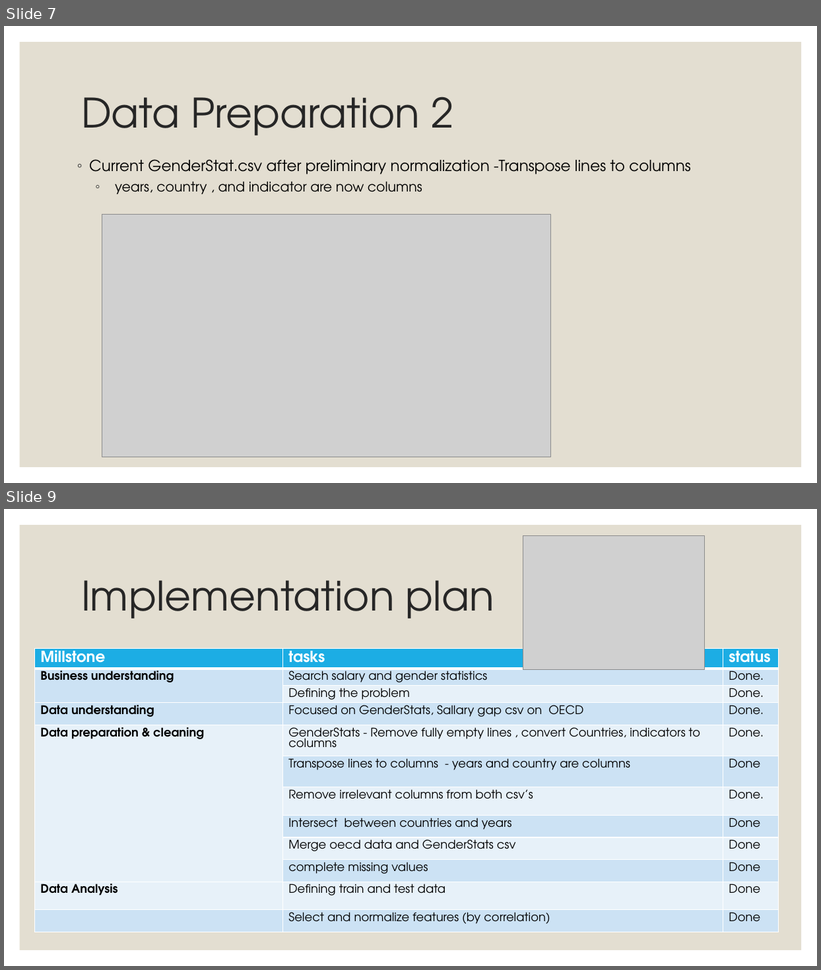
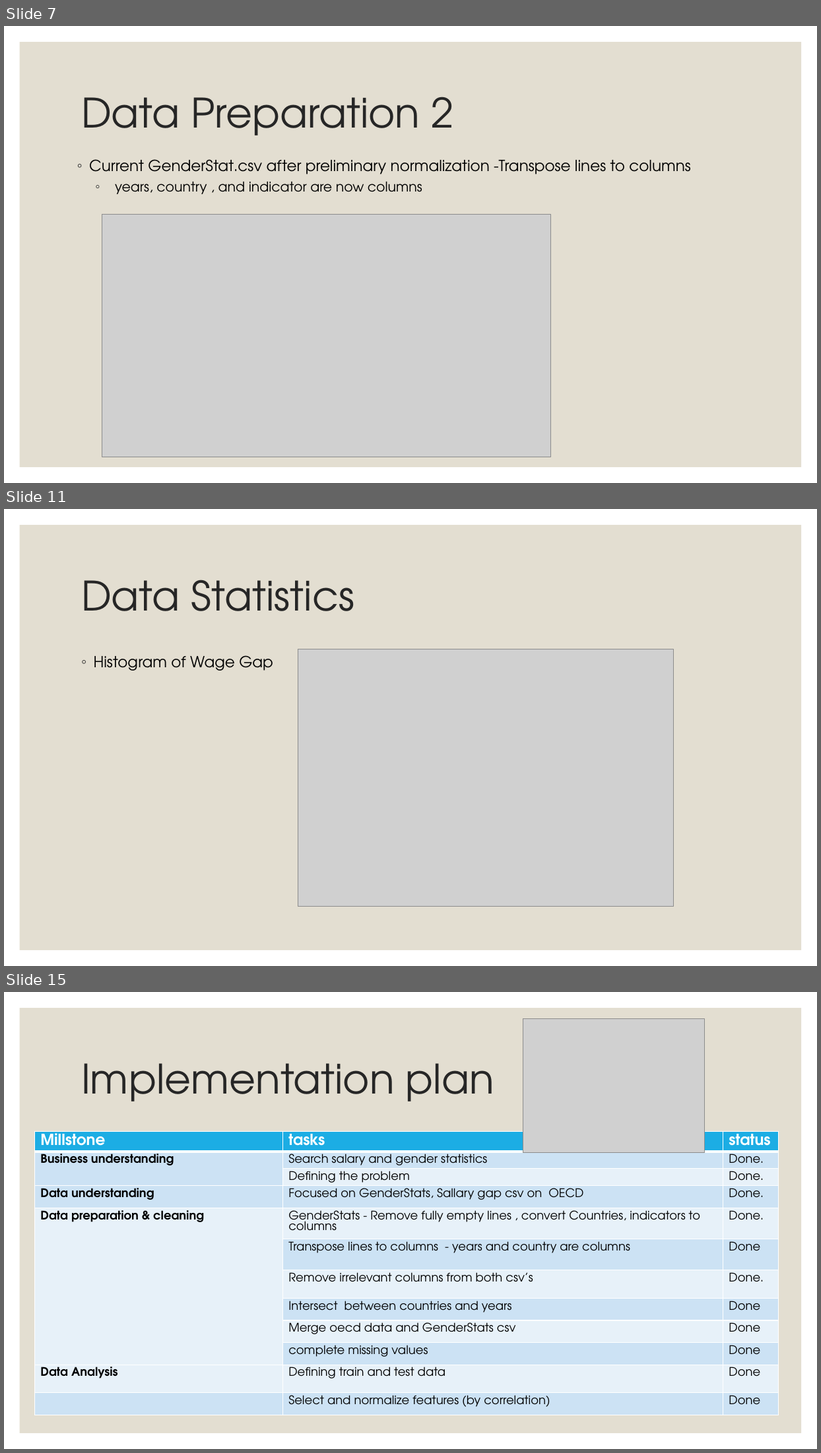
Before and after one commit to EylonSaadon/DataScienceWorkShop, a slide deck: Sallary gap predictionfrom Presentation 1_1_17.pptx. Shown one above the other, each under a label of ours: slides 7 and 9 before the commit, slides 7, 11 and 15 after it; the slides between them are not shown. The pictures are 821x970 and 821x1453 pixels, drawn with LibreOffice and Linux fonts; fonts in the diff are those of the drawing; grey boxes stand for pictures. Boxes give left, top, right and bottom in pixels: in the first picture for what was removed or moved away, otherwise in the second. Text is boxed around its words. In the diff, an @@ line names an element or a change of style, - is before the commit and + after.

```diff
--- a/Sallary gap predictionfrom Presentation 1_1_17.pptx
+++ b/Sallary gap predictionfrom Presentation 1_1_17.pptx
@@ slide 11 added at <box>4,509,817,966</box>, background #FFFFFF; not listed: 1 template element that a slide beside it also shows @@
@@ title added at <box>81,580,354,611</box>, 48 pt, text #262626 @@
+Data Statistics
@@ text added at <box>94,656,273,671</box>, 18 pt, text #000000 @@
+◦ Histogram of Wage Gap
@@ picture added at <box>298,650,674,907</box> @@
@@ what was slide 9 is now slide 15 @@
```
Also in this commit, not shown: 2 slides changed, 5 other slides added.
